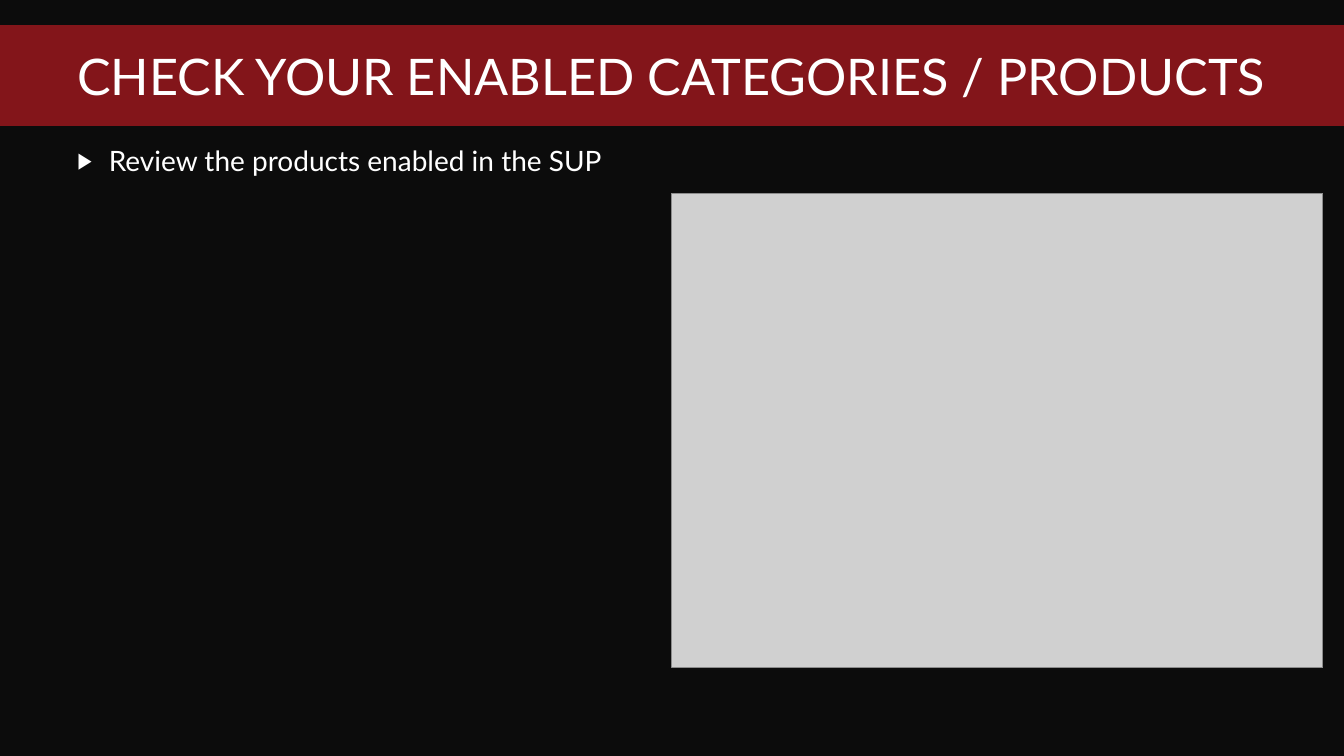
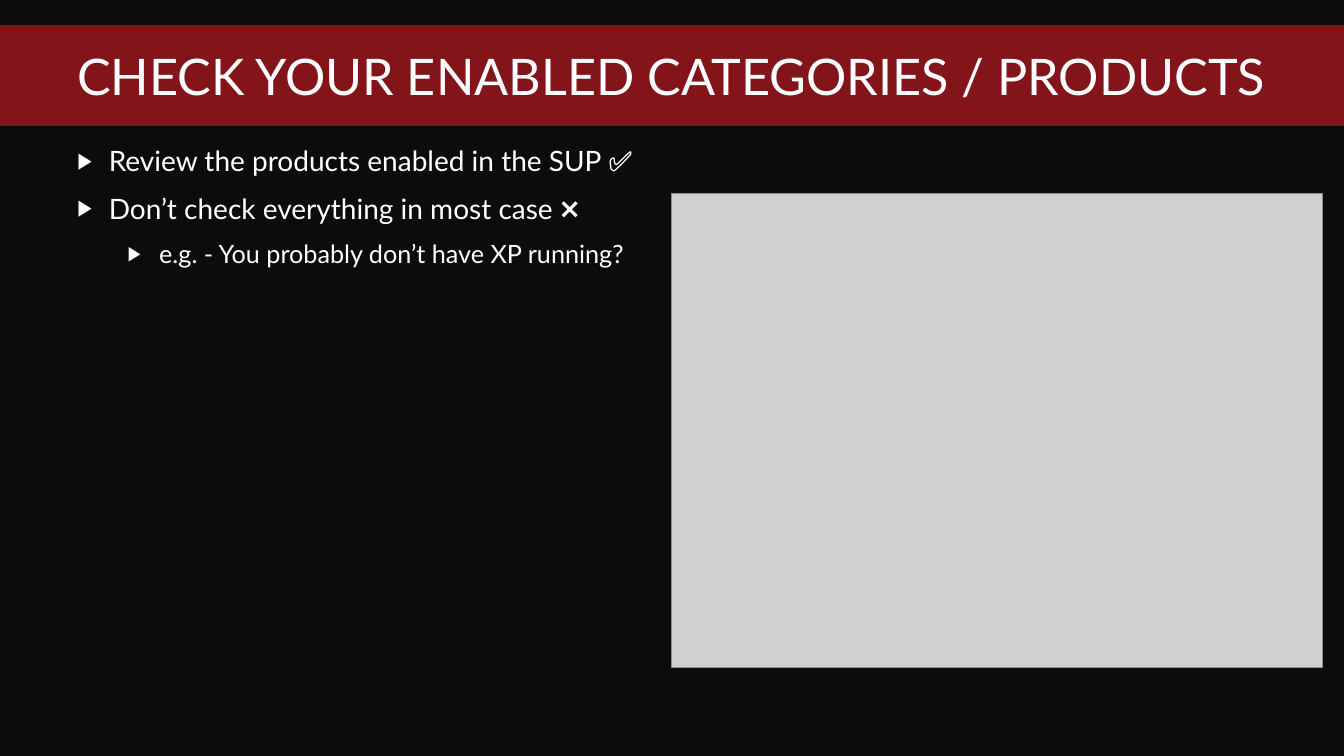
Before and after one commit to PatchMyPCTeam/VSMUG, a slide deck: slide 20 of 2021-12/Top 10 Tips for Optimizing WSUS/VSMUG-2021-12-WSUS-Top-10-Tips.pptx (slide 7 before the commit). Drawn at 1344x756 pixels with LibreOffice and Linux fonts; fonts in the diff are those of the drawing; grey boxes stand for pictures; background and template pictures are left out. Boxes give left, top, right and bottom in pixels: in the first picture for what was removed or moved away, otherwise in the second. Text is boxed around its words. In the diff, an @@ line names an element or a change of style, - is before the commit and + after.

```diff
--- a/2021-12/Top 10 Tips for Optimizing WSUS/VSMUG-2021-12-WSUS-Top-10-Tips.pptx
+++ b/2021-12/Top 10 Tips for Optimizing WSUS/VSMUG-2021-12-WSUS-Top-10-Tips.pptx
@@ text at [109,150,624,268]: text changed @@
-▶ Review the products enabled in the SUP
+▶ Review the products enabled in the SUP ✅
+▶ Don’t check everything in most case ❌
+  ▶ e.g. - You probably don’t have XP running?
```
Also in this commit, not shown: 3 other slides changed, 18 slides added.
